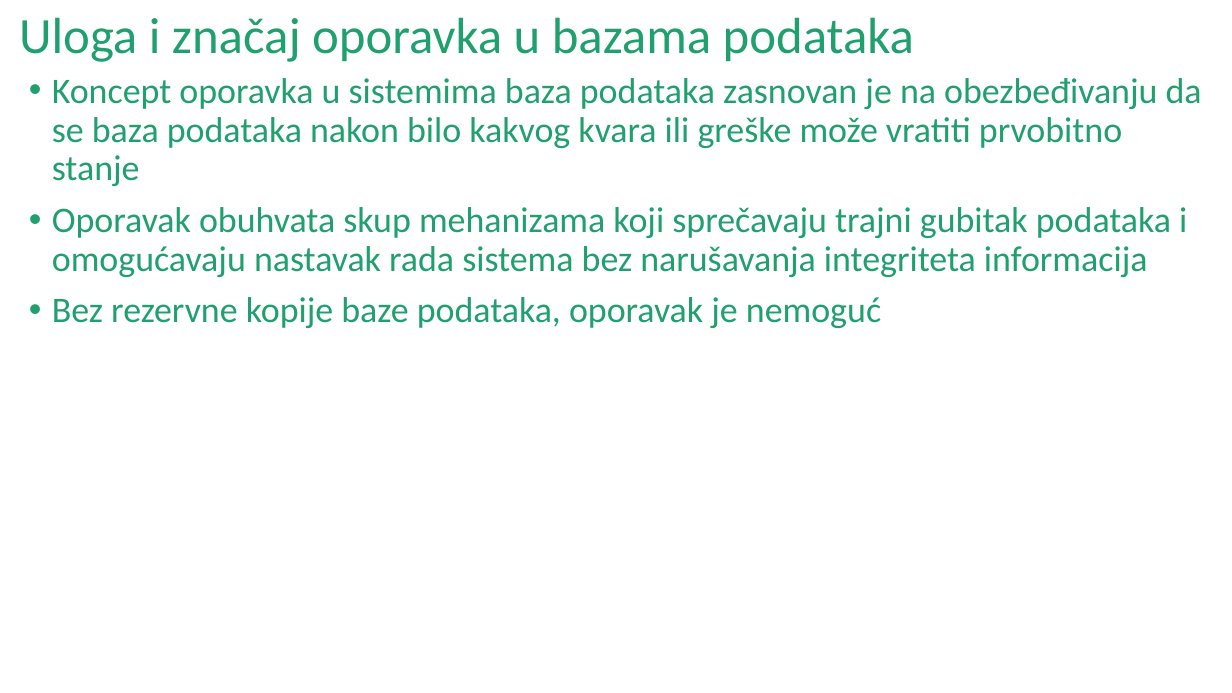
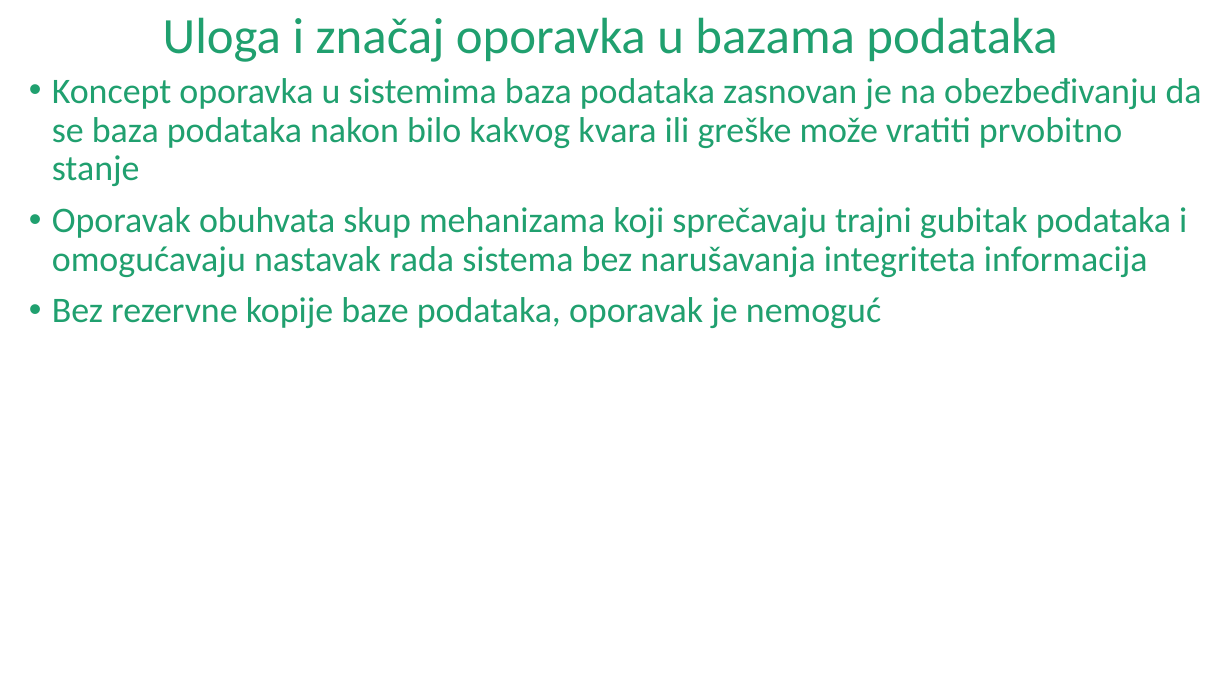
Before and after one commit to Bukumira/oporavak-baze-podataka-PostgreSQL, a slide deck: slide 2 of Seminarski_rad_2.pptx. Drawn at 1232x693 pixels with LibreOffice and Linux fonts; fonts in the diff are those of the drawing. Boxes give left, top, right and bottom in pixels: in the first picture for what was removed or moved away, otherwise in the second. Text is boxed around its words. In the diff, an @@ line names an element or a change of style, - is before the commit and + after.

```diff
--- a/Seminarski_rad_2.pptx
+++ b/Seminarski_rad_2.pptx
@@ title "Uloga i značaj oporavka u ..." at (163, 17, 1057, 62): alignment left to centre @@
```
Also in this commit, not shown: 12 other slides changed.
